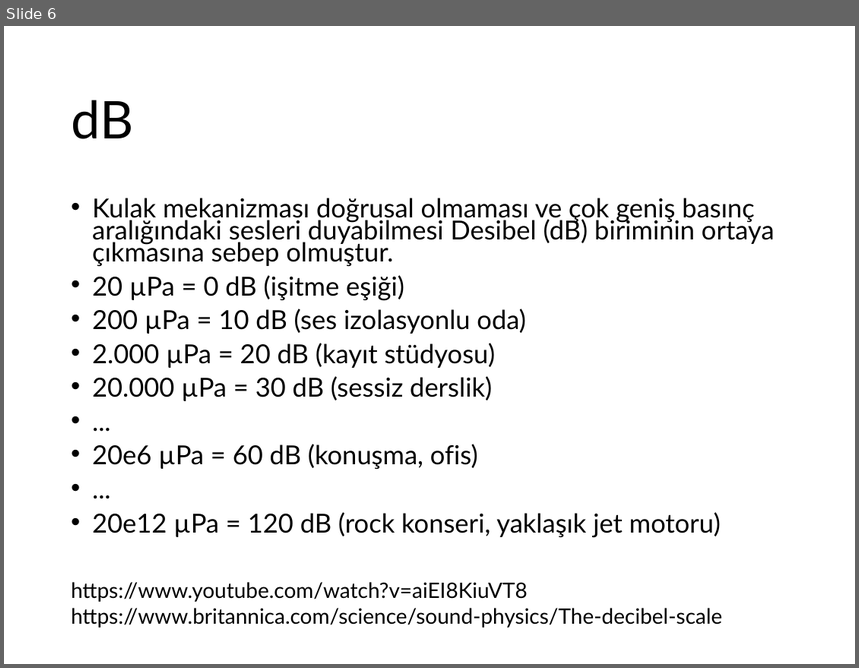
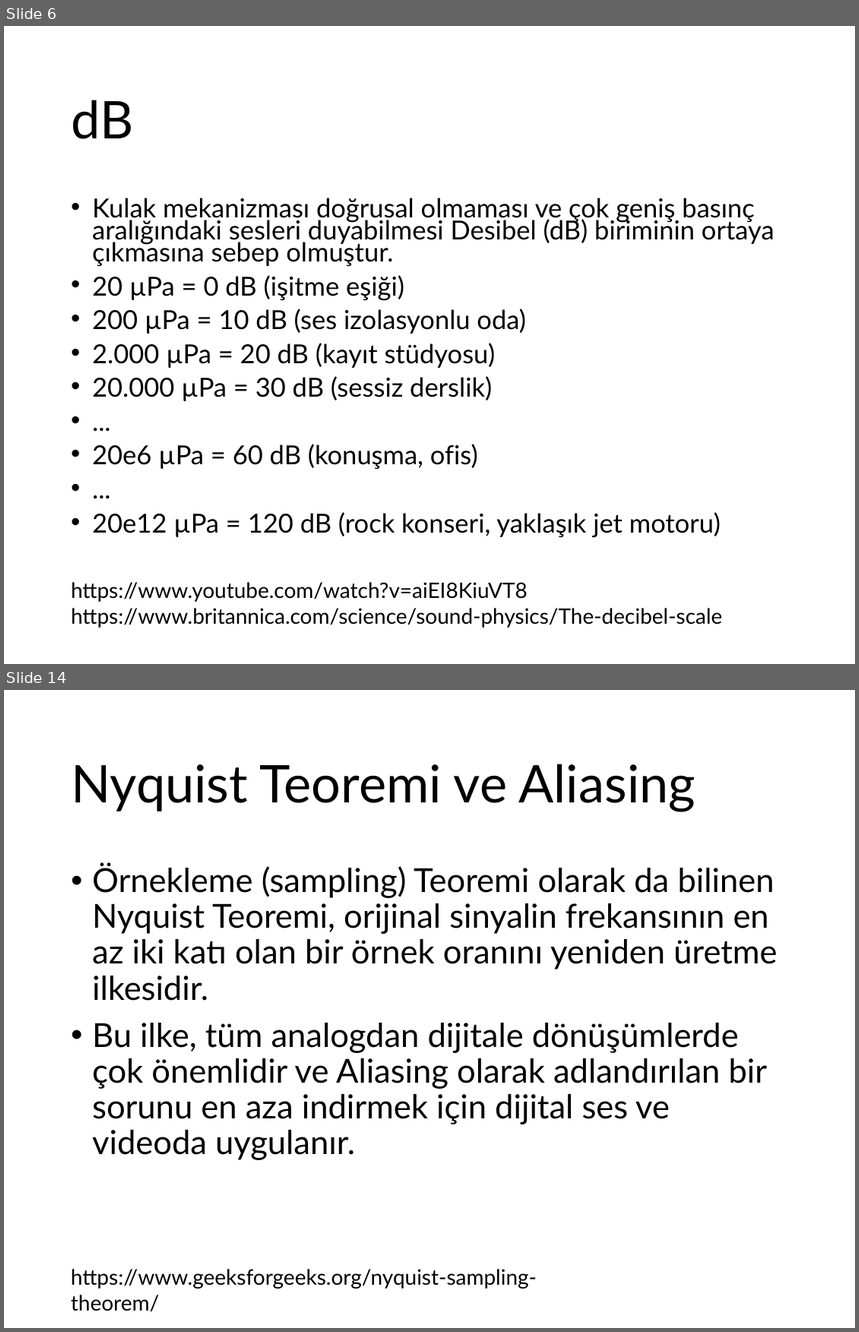
Before and after one commit to ihpar/ssi, a slide deck: slides/Slide_0.pptx. Shown one above the other, each under a label of ours: slide 6 before the commit, slides 6 and 14 after it; the slides between them are not shown. The pictures are 859x668 and 859x1332 pixels, drawn with LibreOffice and Linux fonts; fonts in the diff are those of the drawing. Boxes give left, top, right and bottom in pixels: in the first picture for what was removed or moved away, otherwise in the second. Text is boxed around its words. In the diff, an @@ line names an element or a change of style, - is before the commit and + after.

```diff
--- a/slides/Slide_0.pptx
+++ b/slides/Slide_0.pptx
@@ slide 14 added at [4,690,855,1328], background #FFFFFF @@
@@ title added at [71,764,696,812], 44 pt, text #000000 @@
+Nyquist Teoremi ve Aliasing
@@ text added at [92,864,777,1160], 28 pt, text #000000 @@
+• Örnekleme (sampling) Teoremi olarak da bilinen Nyquist Teoremi, orijinal sinyalin frekansının en az iki katı olan bir örnek oranını yeniden üretme ilkesidir.
+• Bu ilke, tüm analogdan dijitale dönüşümlerde çok önemlidir ve Aliasing olarak adlandırılan bir sorunu en aza indirmek için dijital ses ve videoda uygulanır.
@@ text added at [71,1269,537,1312], 18 pt, text #000000 @@
+https://www.geeksforgeeks.org/nyquist-sampling-theorem/
```
Also in this commit, not shown: 9 other slides added.
